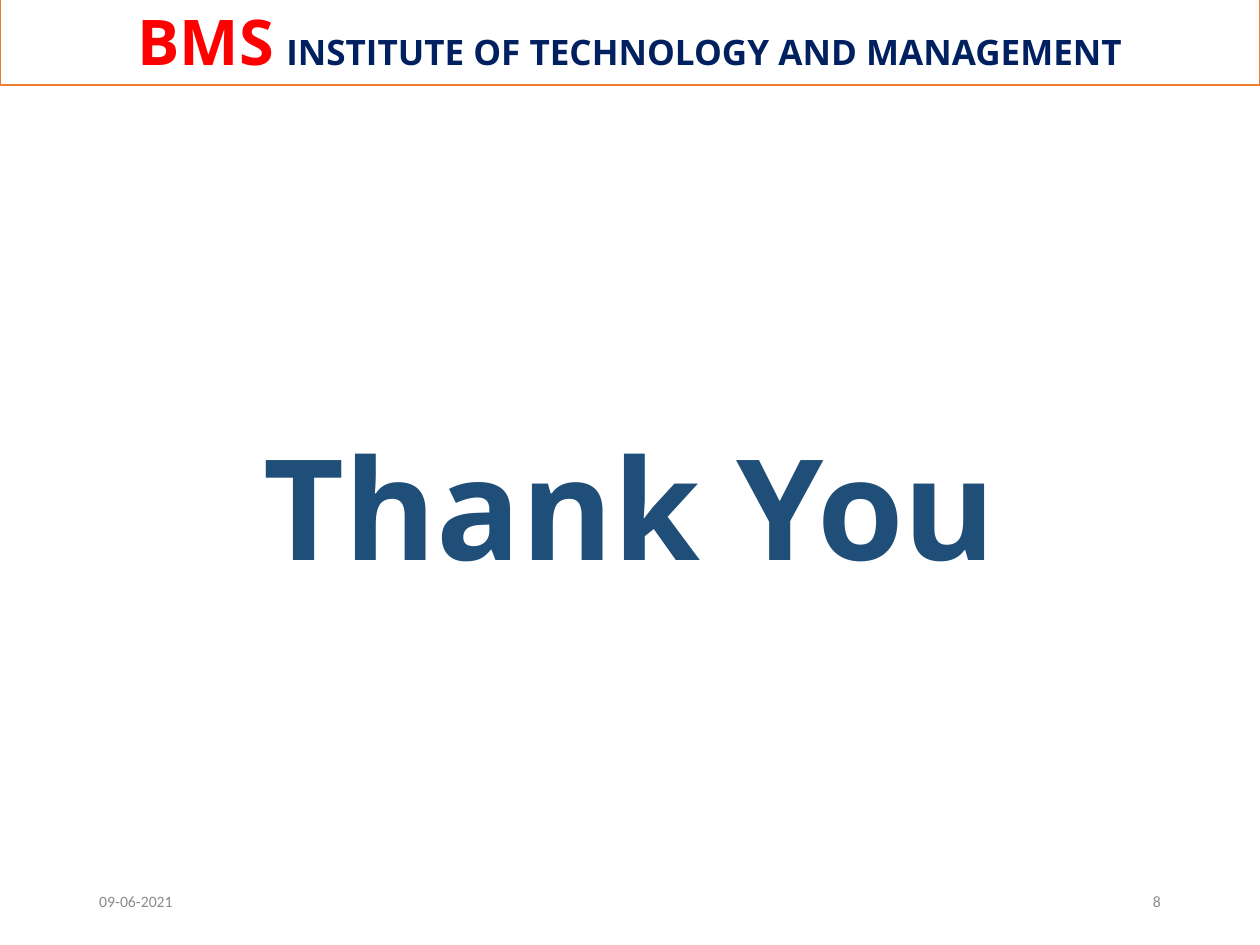
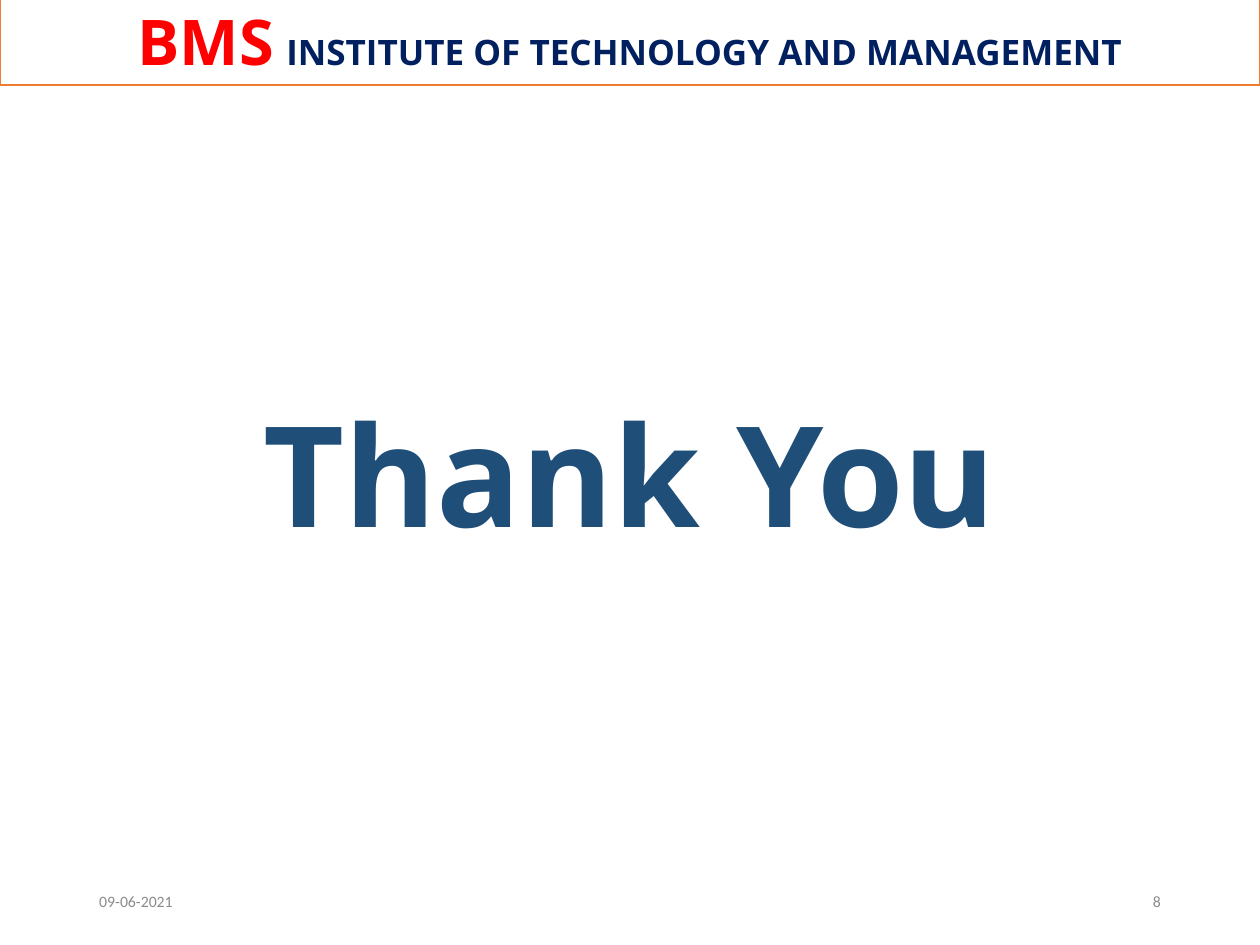
Before and after one commit to Raghuvorkady/MAD-Mini-Project, a slide deck: slide 8 of docs/ppt/phase-1/ppt phase-1.pptx. Drawn at 1260x945 pixels with LibreOffice and Linux fonts; fonts in the diff are those of the drawing; background and template pictures are left out. Boxes give left, top, right and bottom in pixels: in the first picture for what was removed or moved away, otherwise in the second. Text is boxed around its words. In the diff, an @@ line names an element or a change of style, - is before the commit and + after.

```diff
--- a/docs/ppt/phase-1/ppt phase-1.pptx
+++ b/docs/ppt/phase-1/ppt phase-1.pptx
@@ text "Thank You": place and size @@
-text "Thank You" at box(264, 453, 996, 562)
+text "Thank You" at box(264, 420, 996, 529)
```
Also in this commit, not shown: 4 other slides changed.
